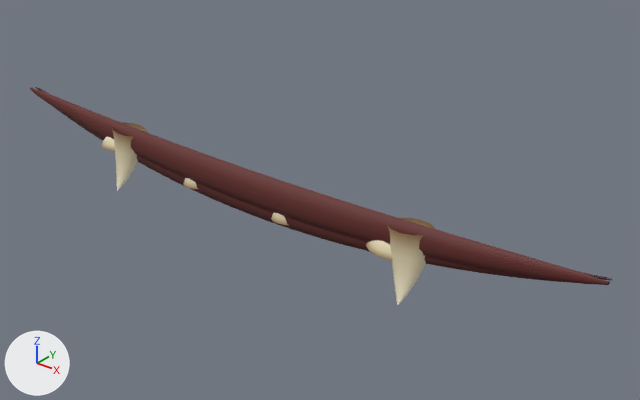
An edit to the glTF model apps/web/public/genoryx-art04/mouths/GXR_MOUTH_SHORT_FANGS.glb, drawn before and after from the same camera.
Before and after are seen from a 50 mm camera at (0.243, -0.622, -0.061) aimed at (0.023, -0.347, -0.231). The lights are fixed; the arrows at lower left show +X, +Y and +Z. The older version comes first. Where no turn or scale is listed for an object, it has been applied to the vertices. Vertices at exactly the same position are counted once.

Names of what the first picture shows: 'LowerLip', 'OralCavity', 'Tooth_0_0', 'Tooth_0_3', 'Tooth_1_0', 'Tooth_1_3', 'UpperGum', 'UpperLip' and 2 more.
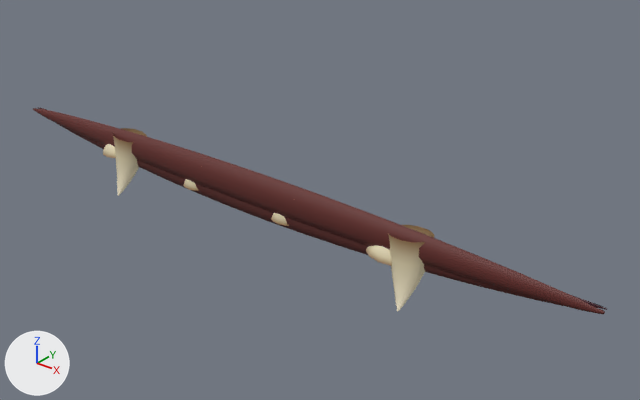
Not visible in the pictures: part 1 of me_mesh_0.

Where the change shows, as pixel boxes [x1, y1, x2, y2] in the pictures (640 x 400 px; the box of a moved part takes in the faces that stretch with it):
'UpperLip', reshaped
    before: [30, 88, 609, 285]
    after: [33, 108, 604, 315]
'LowerLip', reshaped
    before: [31, 87, 610, 283]
    after: [58, 124, 605, 313]
'Tooth_0_3', moved
    before: [388, 218, 435, 305]
    after: [388, 225, 435, 312]
'Tooth_0_0', moved
    before: [112, 122, 147, 191]
    after: [113, 128, 147, 196]
'Tooth_1_3', moved
    before: [366, 240, 392, 261]
    after: [366, 245, 392, 266]
'Tooth_1_0', moved
    before: [102, 137, 115, 151]
    after: [103, 144, 116, 158]
'UpperGum', reshaped (mostly hidden)
    before: [35, 87, 612, 280]
    after: [38, 107, 607, 310]
'OralCavity', reshaped (not visible afterwards)
    before: [39, 88, 612, 279]
part 2 of me_mesh_1, moved or reshaped
    before: [30, 88, 201, 182]
    after: [33, 108, 201, 183]
part 3 of me_mesh_1, moved or reshaped
    before: [302, 190, 609, 285]
    after: [302, 191, 604, 315]
part 4 of me_mesh_3, moved or reshaped (not visible afterwards)
    before: [35, 87, 49, 94]
part 5 of me_mesh_3, moved or reshaped (mostly hidden)
    before: [578, 271, 612, 280]
    after: [567, 293, 607, 310]
part 6 of me_mesh_2, moved or reshaped
    before: [31, 87, 200, 193]
    after: [58, 124, 200, 194]
part 7 of me_mesh_2, moved or reshaped
    before: [305, 223, 610, 283]
    after: [306, 224, 605, 313]

The change in detail:
me_mesh_0 is used by ob_oralcavity; location (0.0, 0.0, 0.0).
me_mesh_0 had 197 vertices, 312 faces and spanned x -0.16..0.16, y -0.362, z -0.233..-0.213.
me_mesh_0 now has 197 vertices, 312 faces and spans x -0.16..0.16, y -0.362, z -0.233..-0.225.
me_mesh_0 part 1: 76 of 197 vertices moved; they spanned x 0.04..0.16, y -0.362, z -0.232..-0.213 and now span x 0.04..0.16, y -0.362, z -0.233..-0.225; mean shift (0.0, 0.0, -0.005); largest move (0.16, -0.362, -0.213) -> (0.16, -0.362, -0.225).
Other edits to the shape of me_mesh_0 do not show in these pictures.
me_mesh_1 is used by ob_upperlip; location (0.0, 0.0, 0.0).
me_mesh_1 had 410 vertices, 800 faces and spanned x -0.16..0.16, y -0.37..-0.361, z -0.233..-0.213.
me_mesh_1 now has 410 vertices, 800 faces and spans x -0.16..0.16, y -0.37..-0.361, z -0.233..-0.217.
me_mesh_1 part 2: all 160 vertices in x -0.16..-0.04, y -0.37..-0.361, z -0.232..-0.213 are turned -5.2 degrees about the y axis through their middle and scaled by 0.996, then moved by (0.0, 0.0, -0.005).
me_mesh_1 part 3: all 160 vertices in x 0.04..0.16, y -0.37..-0.361, z -0.232..-0.213 are turned 5.2 degrees about the y axis through their middle and scaled by 0.996, then moved by (0.0, 0.0, -0.005).
me_mesh_2 is used by ob_lowerlip; location (0.0, 0.0, 0.0).
me_mesh_2 had 410 vertices, 800 faces and spanned x -0.16..0.16, y -0.368..-0.361, z -0.239..-0.213.
me_mesh_2 now has 410 vertices, 800 faces and spans x -0.16..0.16, y -0.368..-0.361, z -0.239..-0.224.
me_mesh_2 part 6: all 160 vertices in x -0.16..-0.04, y -0.368..-0.362, z -0.238..-0.213 are turned -5.1 degrees about the y axis through their middle and scaled by 0.99, then moved by (0.0, 0.0, -0.005).
me_mesh_2 part 7: all 160 vertices in x 0.04..0.16, y -0.368..-0.362, z -0.238..-0.213 are turned 5.1 degrees about the y axis through their middle and scaled by 0.99, then moved by (0.0, 0.0, -0.005).
me_mesh_3 is used by ob_uppergum; location (0.0, 0.0, 0.0).
me_mesh_3 had 410 vertices, 800 faces and spanned x -0.16..0.16, y -0.365..-0.361, z -0.23..-0.213.
me_mesh_3 now has 410 vertices, 800 faces and spans x -0.16..0.16, y -0.365..-0.361, z -0.23..-0.223.
me_mesh_3 part 4: all 160 vertices in x -0.16..-0.04, y -0.365..-0.361, z -0.229..-0.213 are turned -5.2 degrees about the y axis through their middle and scaled by 0.995, then moved by (0.0, 0.0, -0.005).
me_mesh_3 part 5: all 160 vertices in x 0.04..0.16, y -0.365..-0.361, z -0.229..-0.213 are turned 5.2 degrees about the y axis through their middle and scaled by 0.995, then moved by (0.0, 0.0, -0.005).
Object 'Tooth_0_0' (ob_tooth_0_0) moves from (-0.0814, -0.3648, -0.218) to (-0.0814, -0.3648, -0.221).
Object 'Tooth_0_3' (ob_tooth_0_3) moves from (0.0814, -0.3648, -0.218) to (0.0814, -0.3648, -0.221).
Object 'Tooth_1_0' (ob_tooth_1_0) moves from (-0.0912, -0.3648, -0.2292) to (-0.0912, -0.3648, -0.233).
Object 'Tooth_1_3' (ob_tooth_1_3) moves from (0.0716, -0.3648, -0.2317) to (0.0716, -0.3648, -0.234).
